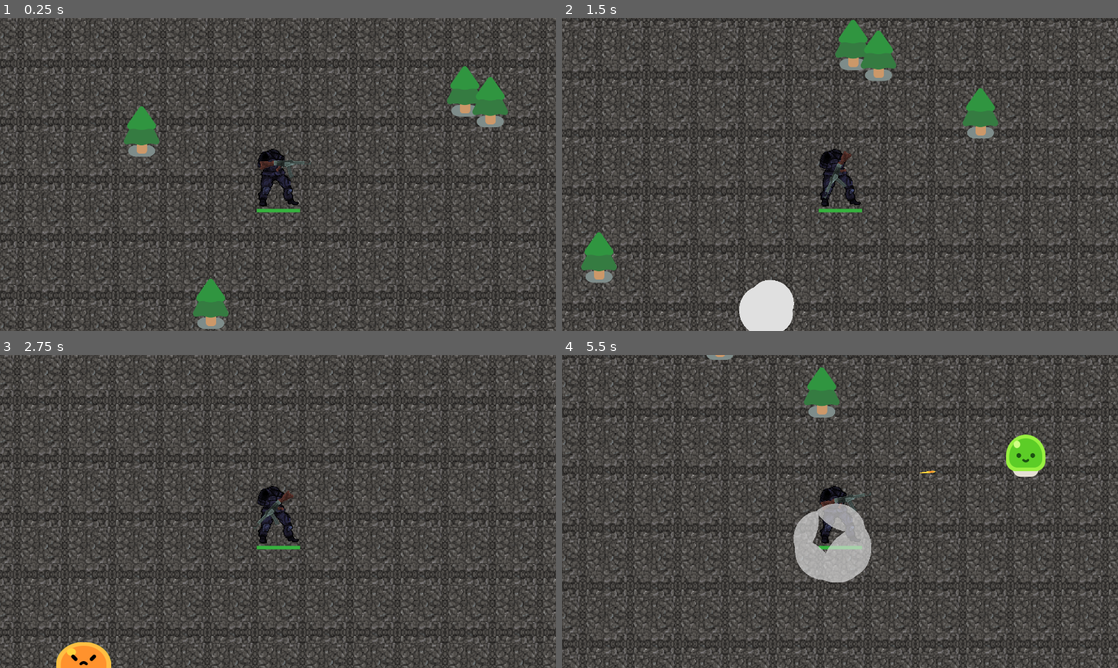
Above: before the commit, frames 1-4 (two rows, left to right).
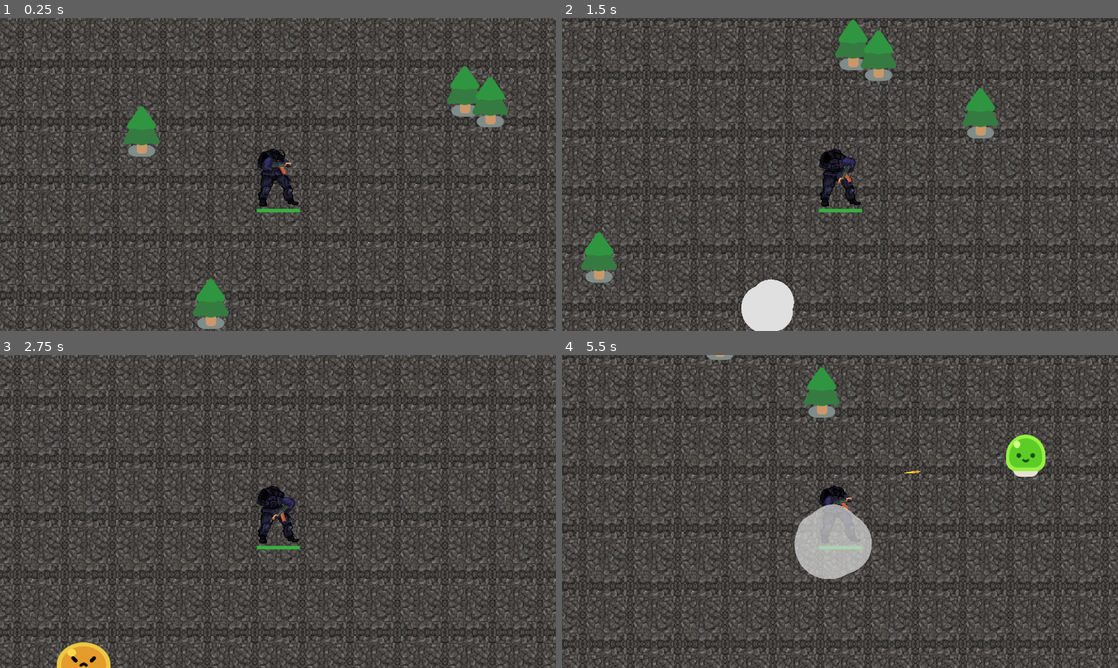
Above: after the commit, the same moments.

Repository: RuhlMirko/godot-learning
Game: Godot game, scene res://scenes/survivors_game.tscn
The game is run twice, just before and just after one commit, with the same random seed, the same clock (stepped at 60 frames per second) and the same inputs.
Inputs:
- Up to frame 1 (0.25 s): no input
- Up to frame 2 (1.5 s): tap Enter at 0.5 s; hold D (move_right) 0.53-1.28 s; hold S (move_down) from 1.28 s (still down)
- Up to frame 3 (2.75 s): release S (move_down) at 2.03 s; hold D (move_right) from 2.03 s (still down)
- Up to frame 4 (5.5 s): release D (move_right) at 2.78 s; hold W (move_up) 2.78-3.53 s; hold A (move_left) 3.53-5.03 s; hold S (move_down) from 5.03 s (still down)

The runs differ from the first frame. In frame 1, 0.2% of the frame differs, in the area x 46-56%, y 42-51%; in frame 2, 0.4%; in frame 3, 0.8%; in frame 4, 0.8%, in the area x 41-68%, y 36-73%.

Commit message:
Added new sprite

Diff:
--- a/2d-project-assets/scenes/ak47.tscn
+++ b/2d-project-assets/scenes/ak47.tscn
@@ -1,7 +1,7 @@
 [gd_scene format=3 uid="uid://cgplb1rt215oy"]
 
 [ext_resource type="Script" uid="uid://bpyfw0mh6bsnv" path="res://gun.gd" id="1_cqh1c"]
-[ext_resource type="Texture2D" uid="uid://bwxiv4rg6li2x" path="res://sprites/stg-44.png" id="2_cqh1c"]
+[ext_resource type="Texture2D" uid="uid://k8c0toga5315" path="res://sprites/test1.png" id="2_e25y1"]
 
 [sub_resource type="CircleShape2D" id="CircleShape2D_dk5gl"]
 radius = 586.14417
@@ -15,13 +15,14 @@
 shape = SubResource("CircleShape2D_dk5gl")
 
 [node name="WeaponPivot" type="Marker2D" parent="." unique_id=2037051418]
+position = Vector2(0, -22)
 
 [node name="Pistol" type="Sprite2D" parent="WeaponPivot" unique_id=1804597326]
 unique_name_in_owner = true
 texture_filter = 1
-position = Vector2(18, -5)
-scale = Vector2(2, 2)
-texture = ExtResource("2_cqh1c")
+position = Vector2(1.0000001, 9)
+rotation = -0.0057610236
+texture = ExtResource("2_e25y1")
 
 [node name="ShootingPoint" type="Marker2D" parent="WeaponPivot/Pistol" unique_id=519952455]
 unique_name_in_owner = true
Binary file added: 2d-project-assets/sprites/test1.png
Not shown, added: 2d-project-assets/sprites/test1.png.import
